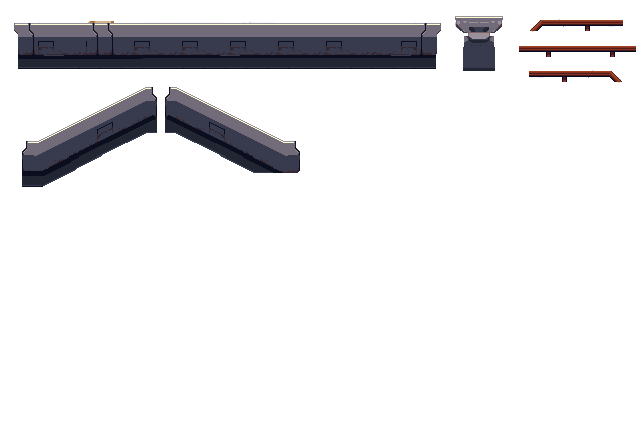
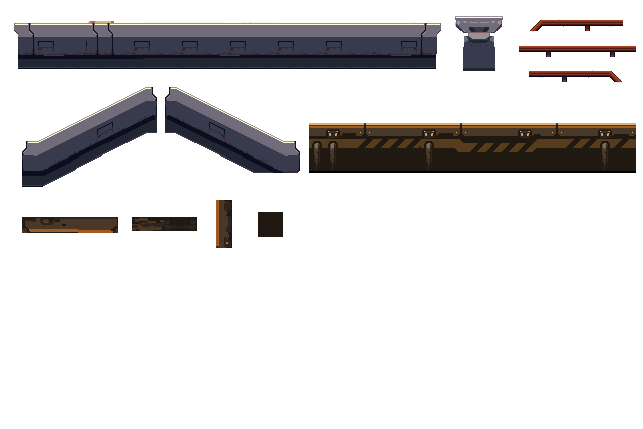
The second 643x429 image is a revision of the first. Changes to its layers:
added layer "Layer 38" above "Layer 37" over (258, 212, 283, 237)
added layer "Layer 37" above "Layer 36" over (216, 200, 232, 248)
added layer "Layer 36" above "Layer 35" over (132, 217, 197, 231)
added layer "Layer 35" above "Layer 32" over (22, 217, 118, 233)
added layer "Layer 34" above "Layer 27" over (309, 123, 636, 173)
